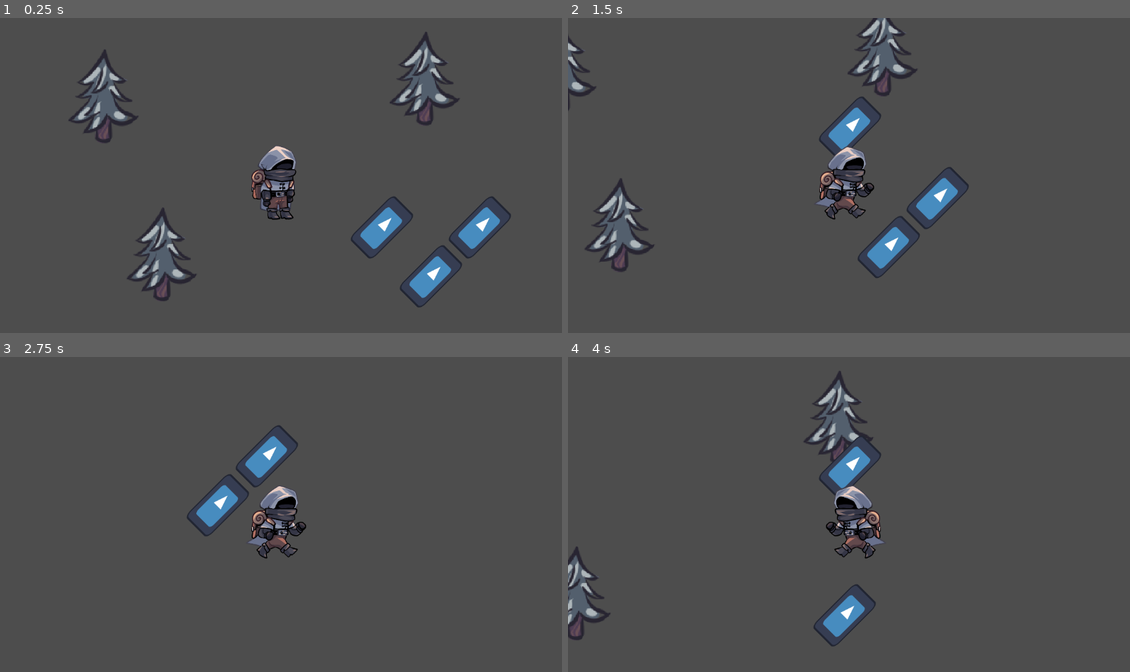
Above: before the commit, frames 1-4 (two rows, left to right).
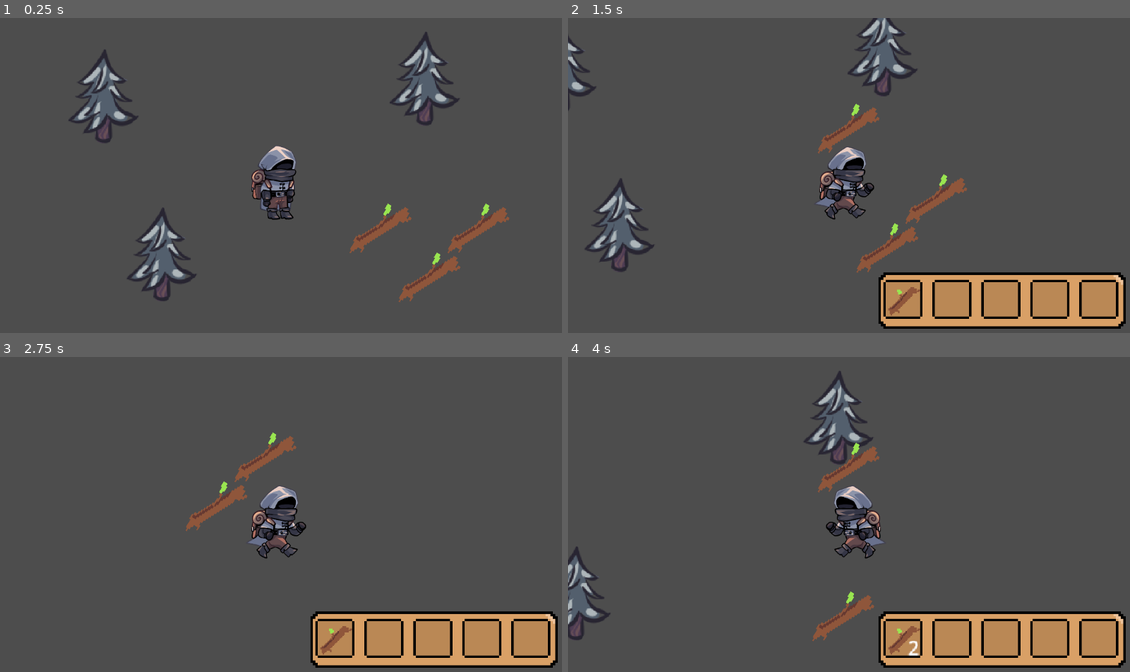
Above: after the commit, the same moments.

Repository: frozen-valley/frozen-valley
Game: Godot game, scene res://scenes/World.tscn
Same seed, same stepped clock (60 frames per second), same inputs: the game is played once before the commit and once after it. The engine's default icon, where the game draws it, is replaced by a stand-in: a white triangle on a blue panel in a dark square.
Inputs:
- Up to frame 1 (0.25 s): no input
- Up to frame 2 (1.5 s): tap Enter at 0.5 s; hold Right (ui_right) 0.53-1.28 s; tap I (i, bound only after the commit) at 0.6 s; hold Down (ui_down) from 1.28 s (still down); tap F (interact) at 1.35 s
- Up to frame 3 (2.75 s): tap I (i, bound only after the commit) at 1.55, 2.1 s; release Down (ui_down) at 2.03 s; hold Right (ui_right) from 2.03 s (still down)
- Up to frame 4 (4 s): release Right (ui_right) at 2.78 s; hold Up (ui_up) 2.78-3.53 s; tap I (i, bound only after the commit) at 2.85, 3.8 s; hold Left (ui_left) from 3.53 s (still down); tap F (interact) at 3.6 s

The runs differ from the first frame. In frame 1, 2.5% of the frame differs, in the area x 62-91%, y 56-92%; in frame 2, 10%, in the area x 44-100%, y 24-99%; in frame 3, 9.5%; in frame 4, 9.5%.

Commit message:
inventory
- added inventory functionality and ui
- added tree scene
- added new sprites and animation

Diff:
--- /dev/null
+++ b/inv_slot.gd
@@ -0,0 +1,5 @@
+class_name InvSlot
+extends Resource
+
+@export var item: InvItem
+@export var amount: int
--- /dev/null
+++ b/inventory.gd
@@ -0,0 +1,17 @@
+class_name Inv
+extends Resource
+
+signal update
+
+@export var slots: Array[InvSlot]
+
+func insert(item: InvItem):
+	var itemSlots = slots.filter(func(slot): return slot.item == item)
+	if !itemSlots.is_empty():
+		itemSlots[0].amount += 1
+	else:
+		var emptySlots = slots.filter(func(slot): return slot.item == null)
+		if !emptySlots.is_empty():
+			emptySlots[0].item = item
+			emptySlots[0].amount = 1
+	update.emit()
--- /dev/null
+++ b/inventory/inv_scenes/inventory_slot.tscn
@@ -0,0 +1,39 @@
+[gd_scene load_steps=3 format=3 uid="uid://dutisekfc2hxa"]
+
+[ext_resource type="Texture2D" uid="uid://c5p1myxoqqhk4" path="res://inventory/inventory-slot.png" id="1_821ls"]
+[ext_resource type="Script" path="res://inventory/inv_scripts/inventory_slot.gd" id="1_fbniq"]
+
+[node name="Inventory_Slot" type="Panel"]
+self_modulate = Color(1, 1, 1, 0)
+texture_filter = 1
+custom_minimum_size = Vector2(16, 16)
+offset_right = 16.0
+offset_bottom = 16.0
+script = ExtResource("1_fbniq")
+
+[node name="Sprite2D" type="Sprite2D" parent="."]
+texture = ExtResource("1_821ls")
+centered = false
+
+[node name="CenterContainer" type="CenterContainer" parent="."]
+custom_minimum_size = Vector2(16, 16)
+layout_mode = 0
+offset_right = 16.0
+offset_bottom = 16.0
+
+[node name="Panel" type="Panel" parent="CenterContainer"]
+layout_mode = 2
+
+[node name="item_display" type="Sprite2D" parent="CenterContainer/Panel"]
+scale = Vector2(0.5, 0.5)
+
+[node name="Label" type="Label" parent="CenterContainer/Panel"]
+custom_minimum_size = Vector2(20, 23)
+layout_mode = 0
+offset_left = -3.0
+offset_top = -2.0
+offset_right = 17.0
+offset_bottom = 21.0
+scale = Vector2(0.5, 0.5)
+text = "99"
+horizontal_alignment = 2
--- /dev/null
+++ b/inventory/inv_scenes/inventory_ui.tscn
@@ -0,0 +1,54 @@
+[gd_scene load_steps=4 format=3 uid="uid://bcv6o4gblvict"]
+
+[ext_resource type="Script" path="res://inventory/inv_scripts/inventory_ui.gd" id="1_xfc1t"]
+[ext_resource type="Texture2D" uid="uid://dg5df1op5xgkf" path="res://inventory/inventory-background.png" id="2_163al"]
+[ext_resource type="PackedScene" uid="uid://dutisekfc2hxa" path="res://inventory/inv_scenes/inventory_slot.tscn" id="3_tihps"]
+
+[node name="Inventory_UI" type="Control"]
+custom_minimum_size = Vector2(101, 23)
+layout_mode = 3
+anchors_preset = 0
+offset_right = 101.0
+offset_bottom = 23.0
+script = ExtResource("1_xfc1t")
+
+[node name="NinePatchRect" type="NinePatchRect" parent="."]
+texture_filter = 1
+layout_mode = 0
+offset_right = 101.0
+offset_bottom = 23.0
+texture = ExtResource("2_163al")
+patch_margin_left = 6
+patch_margin_top = 6
+patch_margin_right = 6
+patch_margin_bottom = 6
+
+[node name="GridContainer" type="GridContainer" parent="NinePatchRect"]
+layout_mode = 1
+anchors_preset = 8
+anchor_left = 0.5
+anchor_top = 0.5
+anchor_right = 0.5
+anchor_bottom = 0.5
+offset_left = -48.5
+offset_top = -8.5
+offset_right = 47.5
+offset_bottom = 31.5
+grow_horizontal = 2
+grow_vertical = 2
+columns = 5
+
+[node name="Inventory_Slot" parent="NinePatchRect/GridContainer" instance=ExtResource("3_tihps")]
+layout_mode = 2
+
+[node name="Inventory_Slot2" parent="NinePatchRect/GridContainer" instance=ExtResource("3_tihps")]
+layout_mode = 2
+
+[node name="Inventory_Slot3" parent="NinePatchRect/GridContainer" instance=ExtResource("3_tihps")]
+layout_mode = 2
+
+[node name="Inventory_Slot4" parent="NinePatchRect/GridContainer" instance=ExtResource("3_tihps")]
+layout_mode = 2
+
+[node name="Inventory_Slot5" parent="NinePatchRect/GridContainer" instance=ExtResource("3_tihps")]
+layout_mode = 2
--- /dev/null
+++ b/inventory/inv_scripts/inventory_item.gd
@@ -0,0 +1,5 @@
+class_name InvItem
+extends Resource
+
+@export var name: String = ""
+@export var texture : Texture2D
--- /dev/null
+++ b/inventory/inv_scripts/inventory_slot.gd
@@ -0,0 +1,15 @@
+extends Panel
+
+@onready var item_visual : Sprite2D = $CenterContainer/Panel/item_display
+@onready var amount_text: Label = $CenterContainer/Panel/Label
+
+func update(slot: InvSlot):
+	if !slot.item:
+		item_visual.visible = false
+		amount_text.visible = false
+	else:
+		item_visual.visible = true
+		item_visual.texture = slot.item.texture
+		if slot.amount > 1:
+			amount_text.visible = true
+		amount_text.text = str(slot.amount)
--- /dev/null
+++ b/inventory/inv_scripts/inventory_ui.gd
@@ -0,0 +1,31 @@
+extends Control
+
+@onready var inv: Inv = preload("res://inventory/player_inventory.tres")
+@onready var slots: Array = $NinePatchRect/GridContainer.get_children()
+
+
+var is_open = false
+
+func _ready():
+	inv.update.connect(update_slots)
+	update_slots()
+	close()
+
+func update_slots():
+	for i in range(min(inv.slots.size(), slots.size())):
+		slots[i].update(inv.slots[i])
+
+func _process(delta):
+	if Input.is_action_just_pressed("i"):
+		if is_open:
+			close()
+		else:
+			open()
+
+func close():
+	visible = false
+	is_open = false
+
+func open():
+	visible = true
+	is_open = true
--- /dev/null
+++ b/inventory/items/stick.tres
@@ -0,0 +1,9 @@
+[gd_resource type="Resource" script_class="InvItem" load_steps=3 format=3 uid="uid://cggowsgoo8c2h"]
+
+[ext_resource type="Script" path="res://inventory/inv_scripts/inventory_item.gd" id="1_a2wy2"]
+[ext_resource type="Texture2D" uid="uid://dh1skibqn2c0y" path="res://scripts/stick.png" id="2_pef3s"]
+
+[resource]
+script = ExtResource("1_a2wy2")
+name = "stick"
+texture = ExtResource("2_pef3s")
--- /dev/null
+++ b/inventory/player_inventory.tres
@@ -0,0 +1,28 @@
+[gd_resource type="Resource" script_class="Inv" load_steps=8 format=3 uid="uid://bhset6bsfxlrw"]
+
+[ext_resource type="Script" path="res://inv_slot.gd" id="2_jm0pn"]
+[ext_resource type="Script" path="res://inventory.gd" id="3_epgun"]
+
+[sub_resource type="Resource" id="Resource_8t6jv"]
+script = ExtResource("2_jm0pn")
+amount = 0
+
+[sub_resource type="Resource" id="Resource_xqaqp"]
+script = ExtResource("2_jm0pn")
+amount = 0
+
+[sub_resource type="Resource" id="Resource_v87mm"]
+script = ExtResource("2_jm0pn")
+amount = 0
+
+[sub_resource type="Resource" id="Resource_dp0gu"]
+script = ExtResource("2_jm0pn")
+amount = 0
+
+[sub_resource type="Resource" id="Resource_6u5ty"]
+script = ExtResource("2_jm0pn")
+amount = 0
+
+[resource]
+script = ExtResource("3_epgun")
+slots = Array[ExtResource("2_jm0pn")]([SubResource("Resource_8t6jv"), SubResource("Resource_xqaqp"), SubResource("Resource_v87mm"), SubResource("Resource_dp0gu"), SubResource("Resource_6u5ty")])
--- a/project.godot
+++ b/project.godot
@@ -26,3 +26,8 @@
 "events": [Object(InputEventKey,"resource_local_to_scene":false,"resource_name":"","device":-1,"window_id":0,"alt_press …(192 unchanged characters)…
 ]
 }
+i={
+"deadzone": 0.5,
+"events": [Object(InputEventKey,"resource_local_to_scene":false,"resource_name":"","device":-1,"window_id":0,"alt_pressed":false,"shift_pressed":false,"ctrl_pressed":false,"meta_pressed":false,"pressed":false,"keycode":0,"physical_keycode":73,"key_label":0,"unicode":105,"location":0,"echo":false,"script":null)
+]
+}
--- a/scenes/World.tscn
+++ b/scenes/World.tscn
@@ -1,8 +1,9 @@
-[gd_scene load_steps=4 format=3 uid="uid://d4cq7vev1xowi"]
+[gd_scene load_steps=5 format=3 uid="uid://d4cq7vev1xowi"]
 
 [ext_resource type="PackedScene" uid="uid://b5qs07i1uh2um" path="res://scenes/item.tscn" id="1_ybk0r"]
 [ext_resource type="PackedScene" uid="uid://de52svsa7v0in" path="res://scenes/player.tscn" id="2_rl5vm"]
 [ext_resource type="PackedScene" uid="uid://drsrtqvvlldm4" path="res://scenes/tree.tscn" id="3_6e2c5"]
+[ext_resource type="PackedScene" uid="uid://bcv6o4gblvict" path="res://inventory/inv_scenes/inventory_ui.tscn" id="4_h1r4w"]
 
 [node name="World" type="Node2D"]
 y_sort_enabled = true
@@ -29,3 +30,12 @@
 
 [node name="StaticBody2D3" parent="." instance=ExtResource("3_6e2c5")]
 position = Vector2(-150, 329)
+
+[node name="CanvasLayer" type="CanvasLayer" parent="."]
+
+[node name="Inventory_UI" parent="CanvasLayer" instance=ExtResource("4_h1r4w")]
+offset_left = 634.0
+offset_top = 520.0
+offset_right = 735.0
+offset_bottom = 543.0
+scale = Vector2(5, 5)
--- a/scenes/item.tscn
+++ b/scenes/item.tscn
@@ -1,21 +1,24 @@
-[gd_scene load_steps=4 format=3 uid="uid://b5qs07i1uh2um"]
+[gd_scene load_steps=5 format=3 uid="uid://b5qs07i1uh2um"]
 
 [ext_resource type="Script" path="res://scripts/item.gd" id="1_vjvyv"]
-[ext_resource type="Texture2D" uid="uid://dlfuhn5twteud" path="res://icon.svg" id="2_6jae3"]
+[ext_resource type="Resource" uid="uid://cggowsgoo8c2h" path="res://inventory/items/stick.tres" id="2_hnr0n"]
+[ext_resource type="Texture2D" uid="uid://dh1skibqn2c0y" path="res://scripts/stick.png" id="3_oxjf5"]
 
 [sub_resource type="CircleShape2D" id="CircleShape2D_flr71"]
 radius = 120.0
 
 [node name="Item" type="Area2D"]
 script = ExtResource("1_vjvyv")
+item = ExtResource("2_hnr0n")
 
 [node name="CollisionShape2D" type="CollisionShape2D" parent="."]
 shape = SubResource("CircleShape2D_flr71")
 
 [node name="Sprite2D" type="Sprite2D" parent="."]
-rotation = 0.785398
-scale = Vector2(0.5, 1)
-texture = ExtResource("2_6jae3")
+texture_filter = 1
+rotation = 0.544845
+scale = Vector2(3, 6)
+texture = ExtResource("3_oxjf5")
 
 [connection signal="body_entered" from="." to="." method="_on_body_entered"]
 [connection signal="body_exited" from="." to="." method="_on_body_exited"]
--- a/scenes/player.tscn
+++ b/scenes/player.tscn
@@ -1,6 +1,7 @@
-[gd_scene load_steps=6 format=3 uid="uid://de52svsa7v0in"]
+[gd_scene load_steps=7 format=3 uid="uid://de52svsa7v0in"]
 
 [ext_resource type="Script" path="res://scripts/player.gd" id="1_yisvx"]
+[ext_resource type="Resource" uid="uid://bhset6bsfxlrw" path="res://inventory/player_inventory.tres" id="2_5ve6o"]
 [ext_resource type="Texture2D" uid="uid://bvx32qqrtbh7o" path="res://sprites/player.png" id="2_n72h5"]
 [ext_resource type="Texture2D" uid="uid://ql31cdmw5w62" path="res://sprites/player_walk.png" id="3_cfsha"]
 
@@ -30,6 +31,7 @@
 [node name="Player" type="CharacterBody2D"]
 scale = Vector2(2, 2)
 script = ExtResource("1_yisvx")
+inventory = ExtResource("2_5ve6o")
 
 [node name="AnimatedSprite2D" type="AnimatedSprite2D" parent="."]
 scale = Vector2(0.2, 0.2)
--- a/scripts/item.gd
+++ b/scripts/item.gd
@@ -3,6 +3,8 @@
 
 var follow_player := false
 var player: Player
+
+@export var item: InvItem
 
 # Called when the node enters the scene tree for the first time.
 func _ready() -> void:
@@ -17,6 +19,7 @@
 func pick_me_up(player_ref: Player) -> void:
 	player = player_ref
 	follow_player = true
+	player.collect(item)
 	await get_tree().create_timer(1.2).timeout
 	queue_free()
 
--- a/scripts/player.gd
+++ b/scripts/player.gd
@@ -8,6 +8,7 @@
 var direction_x: int = 1
 var pickup_queue: Array[Pickupable]
 
+@export var inventory: Inv
 @onready var animated_sprite = $AnimatedSprite2D
 
 func _add_to_inventory(item: Pickupable) -> void:
@@ -54,3 +55,6 @@
 
 	if !pickup_queue.is_empty():
 		_listen_for_pickups()
+
+func collect(item):
+	inventory.insert(item)
Binary file added: inventory/inventory-background.png
Not shown, added: inventory/inventory-background.png.import
Binary file added: inventory/inventory-slot.png
Not shown, added: inventory/inventory-slot.png.import
Binary file added: scripts/stick.png
Not shown, added: scripts/stick.png.import
